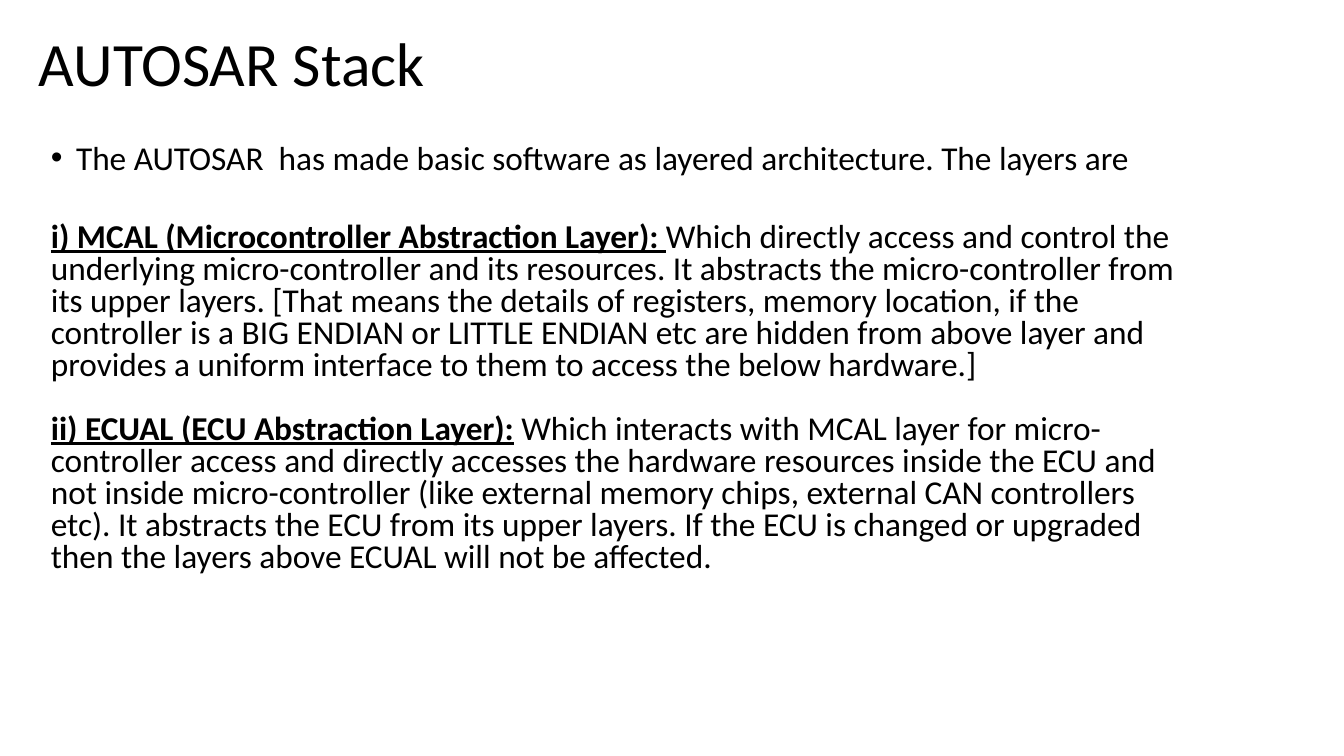
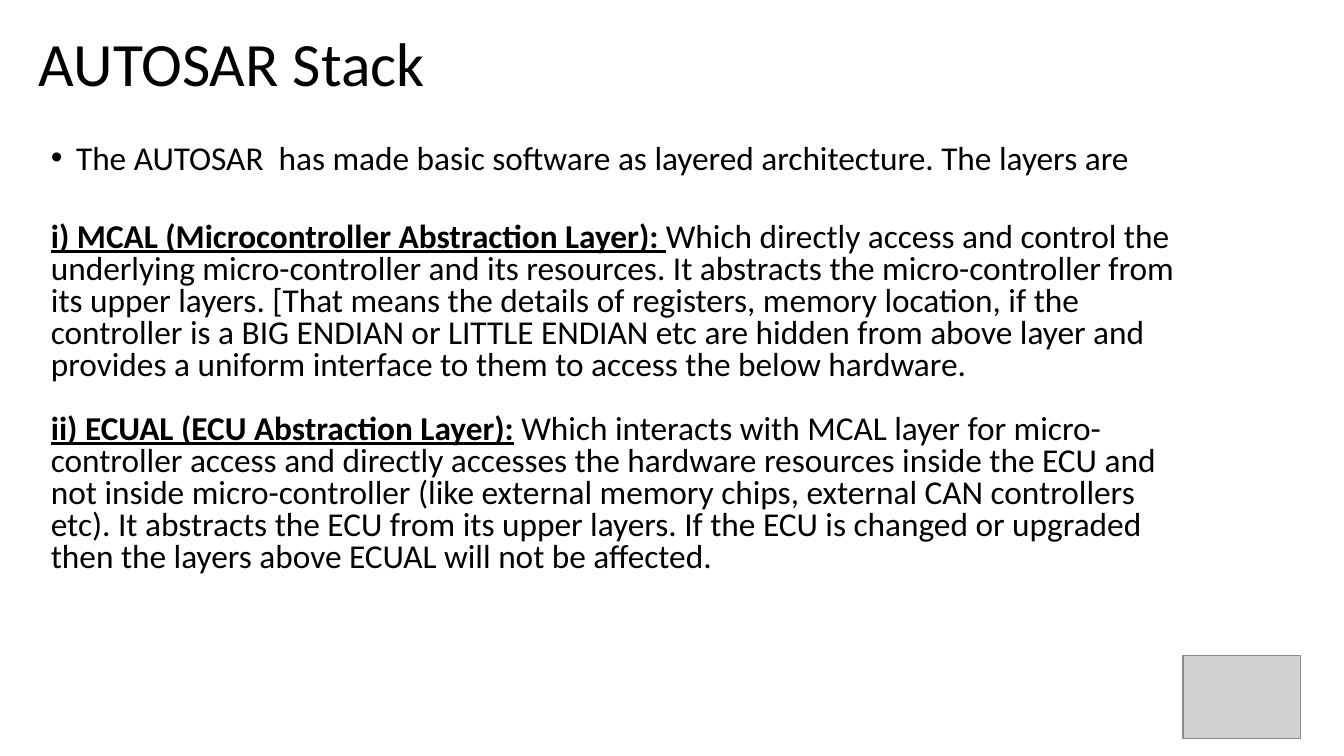
Before and after one commit to Mohamedsaied8/AMIT_labs, a slide deck: slide 33 of slides/embedded C.pptx. Drawn at 1344x756 pixels with LibreOffice and Linux fonts; fonts in the diff are those of the drawing; grey boxes stand for pictures. Boxes give left, top, right and bottom in pixels: in the first picture for what was removed or moved away, otherwise in the second. Text is boxed around its words. In the diff, an @@ line names an element or a change of style, - is before the commit and + after.

```diff
--- a/slides/embedded C.pptx
+++ b/slides/embedded C.pptx
@@ text at <box>51,223,1173,574</box>: text changed @@
-i) MCAL (Microcontroller Abstraction Layer): Which directly access and control the underlying micro-controller and its resources. It abstracts the micro-controller from its upper layers. [That means the details of registers, memory location, if the controller is a BIG ENDIAN or LITTLE ENDIAN etc are hidden from above layer and provides a uniform interface to them to access the below hardware.]
-ii) ECUAL (ECU Abstraction Layer): Which interacts with MCAL layer for micro-controller access and directly accesses the hardware resources inside the ECU and not inside micro-controller (like external memory chips, external CAN controllers etc). It abstracts the ECU from its upper layers. If the ECU is changed or upgraded then the layers above ECUAL will not be affected.
+i) MCAL (Microcontroller Abstraction Layer): Which directly access and control the underlying micro-controller and its resources. It abstracts the micro-controller from its upper layers. [That means the details of registers, memory location, if the controller is a BIG ENDIAN or LITTLE ENDIAN etc are hidden from above layer and provides a uniform interface to them to access the below hardware.
+ii) ECUAL (ECU Abstraction Layer): Which interacts with MCAL layer for micro-controller access and directly accesses the hardware resources inside the ECU and not inside micro-controller (like external memory chips, external CAN controllers etc). It abstracts the ECU from its upper layers. If the ECU is changed or upgraded then the layers above ECUAL will not be affected.
@@ picture added at <box>1184,656,1301,739</box> @@
```
Also in this commit, not shown: 32 other slides changed, 2 slides added, 2 slides removed.
